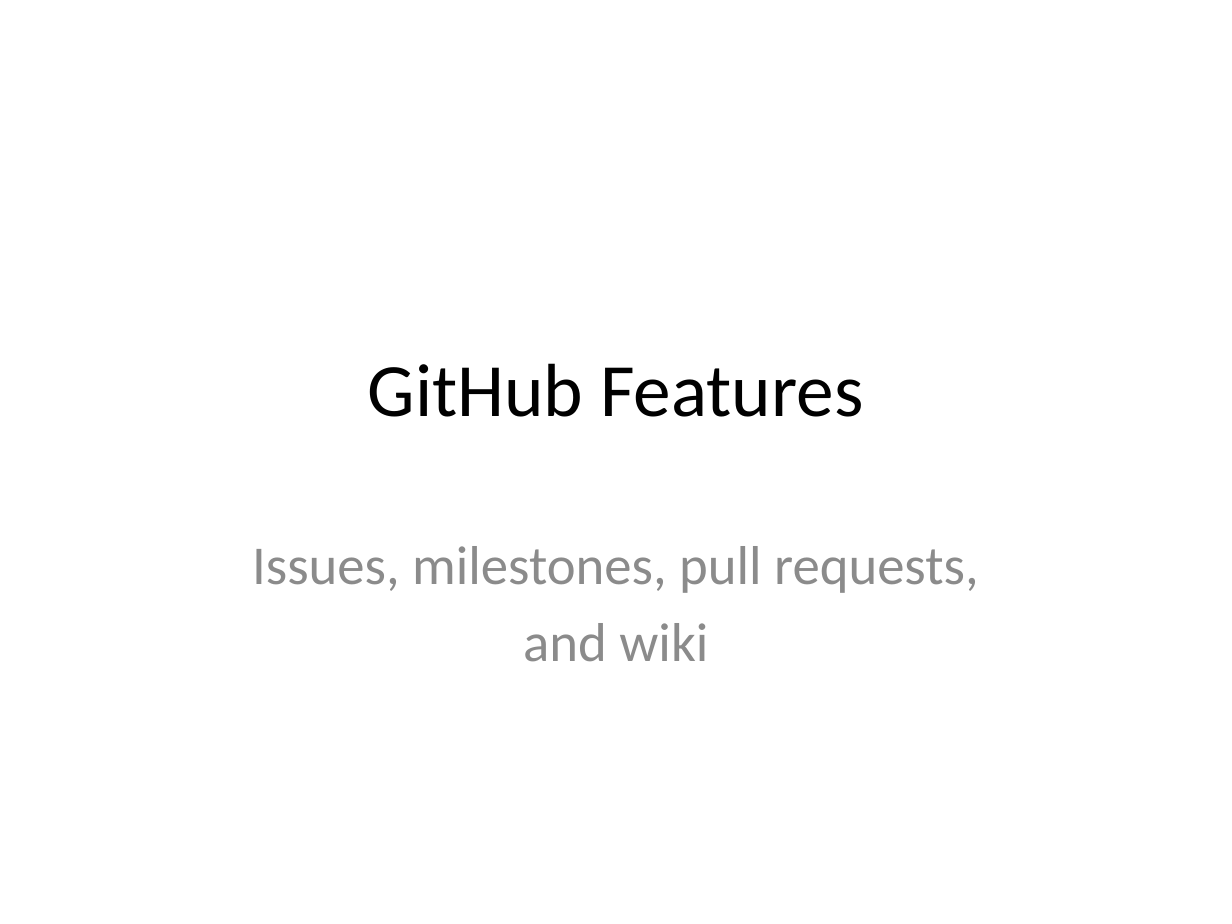
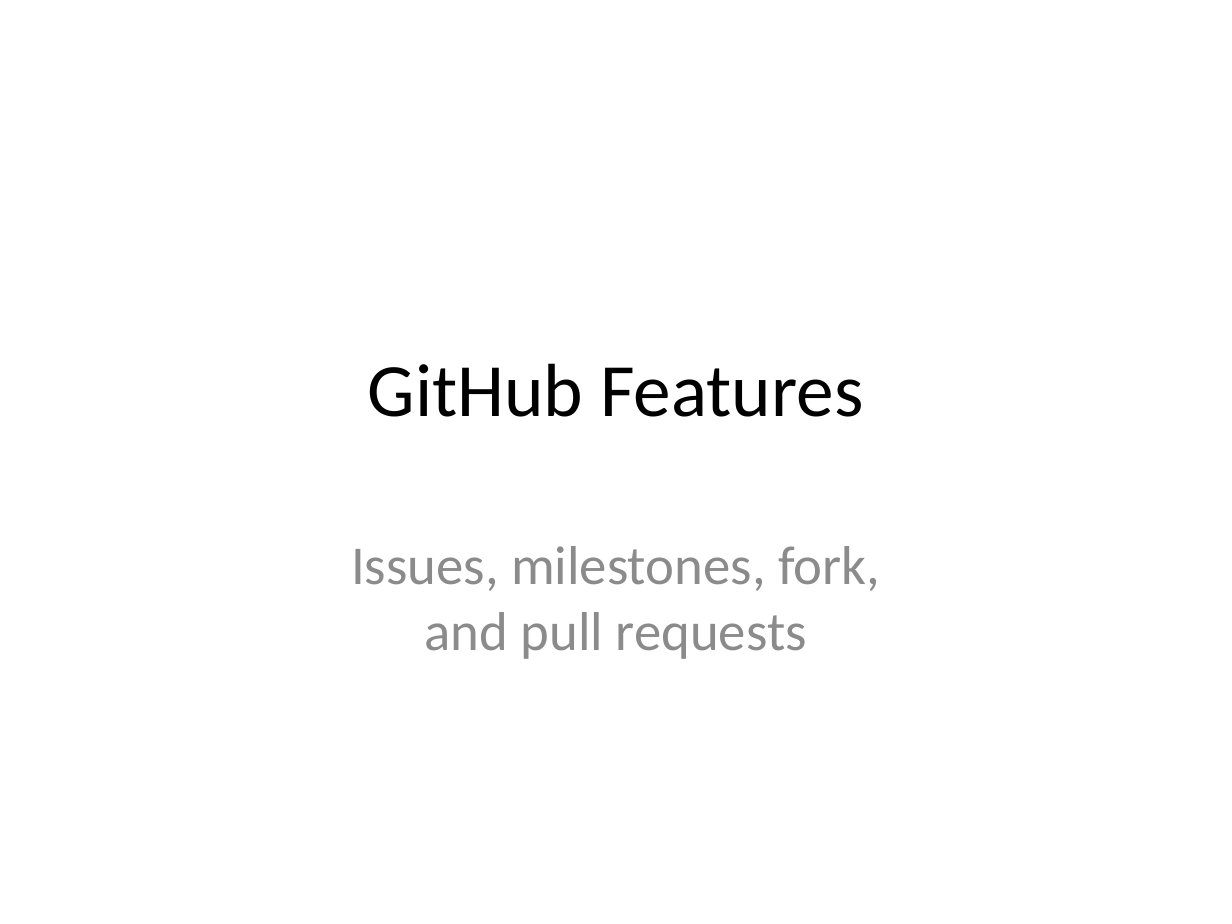
Before and after one commit to abergitdemo/git_demo, a slide deck: slide 1 of slides/github_features.pptx. Drawn at 1232x924 pixels with LibreOffice and Linux fonts; fonts in the diff are those of the drawing. Boxes give left, top, right and bottom in pixels: in the first picture for what was removed or moved away, otherwise in the second. Text is boxed around its words. In the diff, an @@ line names an element or a change of style, - is before the commit and + after.

Commit message:
github features draft finished(tm), minor image update

```diff
--- a/slides/github_features.pptx
+++ b/slides/github_features.pptx
@@ subtitle at (351,546,880,659): text changed @@
-Issues, milestones, pull requests,
-and wiki
+Issues, milestones, fork,
+and pull requests
```
Also in this commit, not shown: 14 slides added, 1 slide removed, 19 other files.
